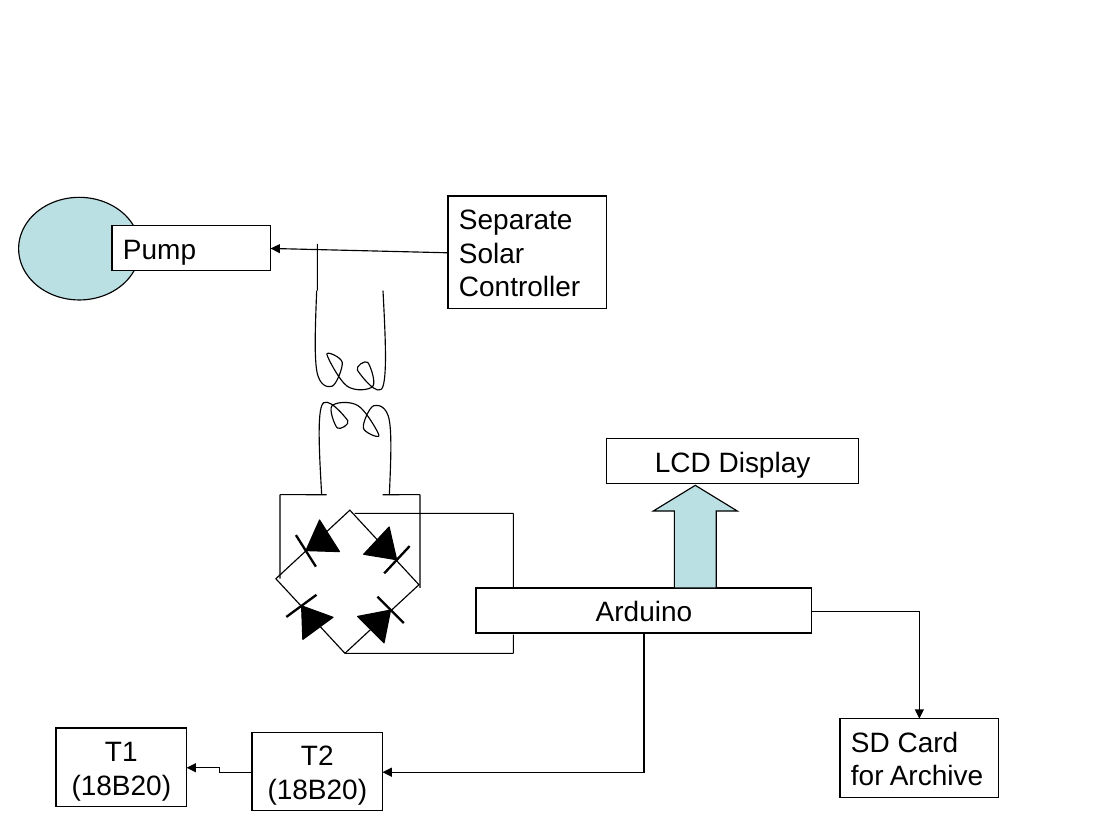
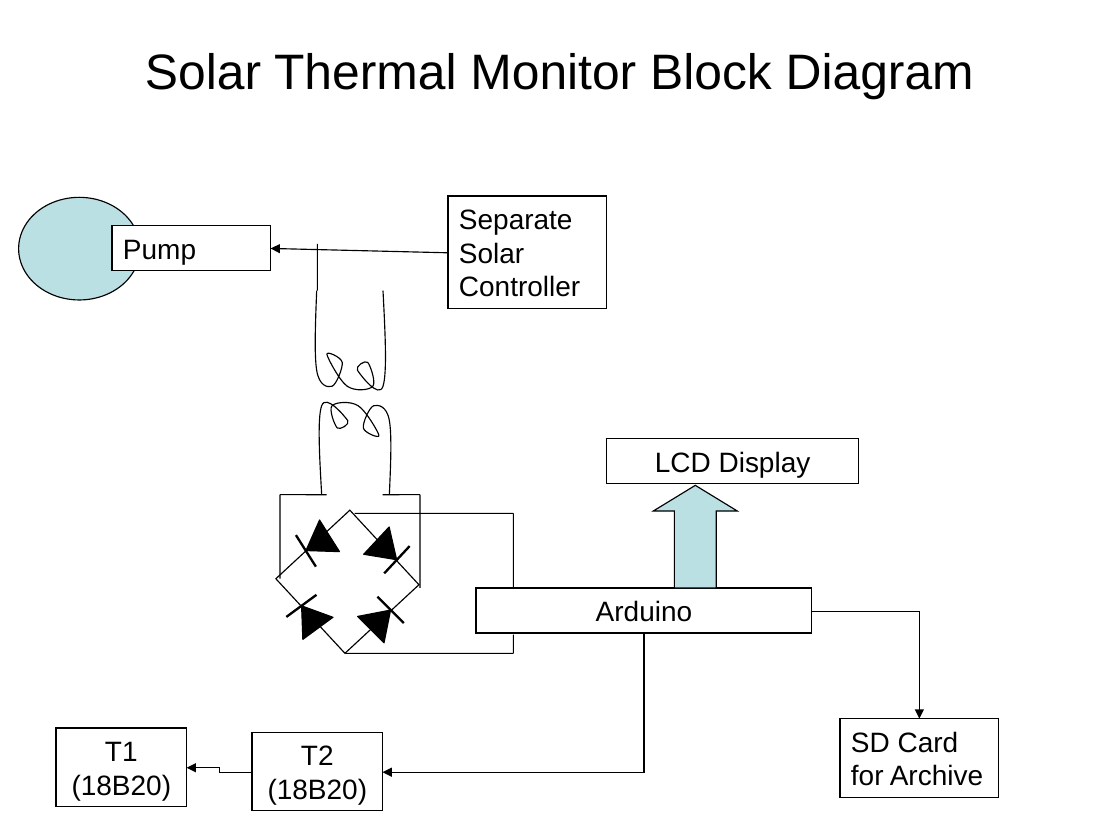
Before and after one commit to jones139/arduino-projects, a slide deck: slide 1 of solThMon/Docs/CircuitDiagram.ppt. Drawn at 1120x840 pixels with LibreOffice and Linux fonts; fonts in the diff are those of the drawing. Boxes give left, top, right and bottom in pixels: in the first picture for what was removed or moved away, otherwise in the second. Text is boxed around its words. In the diff, an @@ line names an element or a change of style, - is before the commit and + after.

```diff
--- a/solThMon/Docs/CircuitDiagram.ppt
+++ b/solThMon/Docs/CircuitDiagram.ppt
@@ title added at box(145, 53, 974, 100), 32 pt, text #000000 @@
+Solar Thermal Monitor Block Diagram
```
Also in this commit, not shown: 2 other files.
